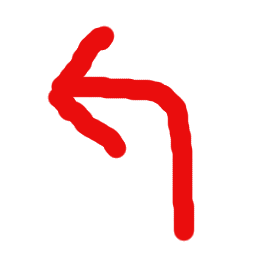
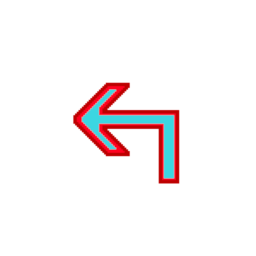
The second 256x256 image is a revision of the first. Changes to its layers:
renamed "Background" to "leftarrow.png", painted on it over [47, 25, 195, 242]
